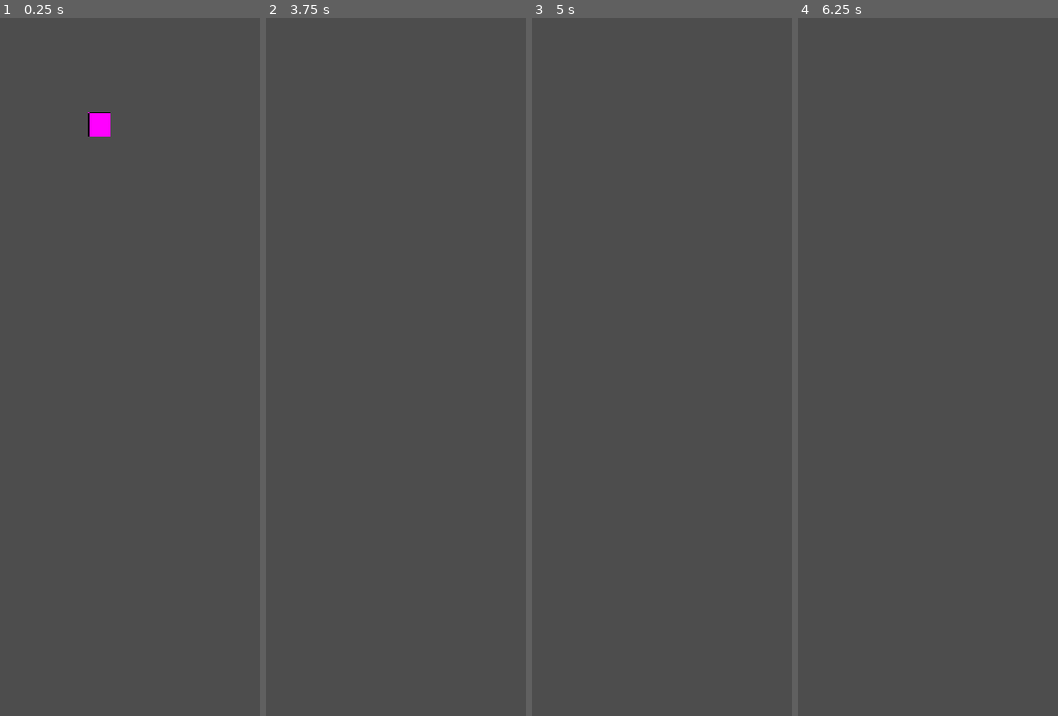
Above: before the commit, frames 1-4 (left to right).
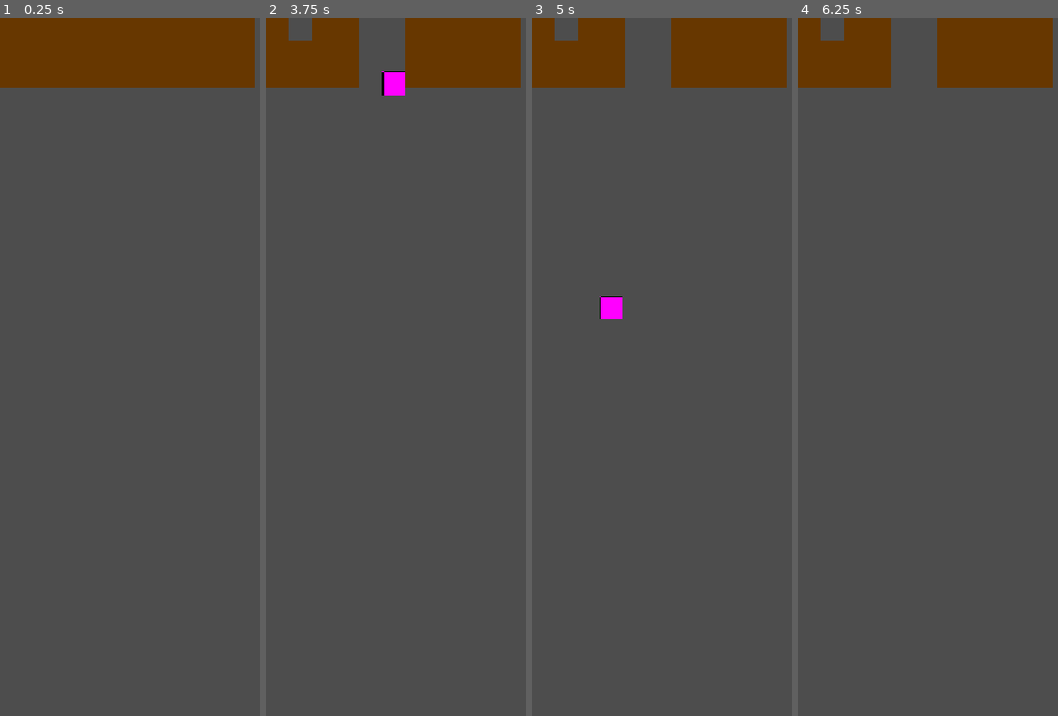
Above: after the commit, the same moments.

Repository: Zannnol/MultiCore-Expedition
Game: Godot game, scene res://Scenes/World.tscn
The game is run twice, just before and just after one commit, with the same random seed, the same clock (stepped at 60 frames per second) and the same inputs.
Inputs:
- Up to frame 1 (0.25 s): no input
- Up to frame 2 (3.75 s): tap Enter (ui_accept) at 0.5, 1.35, 1.52, 1.82, 2.85, 3.02, 3.32 s; hold Enter (ui_accept) 0.53-1.28 s; hold Right (ui_right) 0.53-2.03 s; hold Left (ui_left) 2.03-2.78 s; hold Enter (ui_accept) 2.03-2.78 s; hold Right (ui_right) from 2.78 s (still down); hold Enter (ui_accept) from 3.53 s (still down)
- Up to frame 3 (5 s): release Right (ui_right) at 4.28 s; release Enter (ui_accept) at 4.28 s; hold Left (ui_left) from 4.28 s (still down); tap Enter (ui_accept) at 4.35, 4.52, 4.82 s
- Up to frame 4 (6.25 s): release Left (ui_left) at 5.03 s; hold Right (ui_right) 5.03-5.78 s; hold Enter (ui_accept) 5.03-5.78 s; hold Left (ui_left) from 5.78 s (still down); tap Enter (ui_accept) at 5.85, 6.02 s

The runs differ from the first frame. In frame 1, 10% of the frame differs, in the area x 0-98%, y 0-17%; in frame 2, 8.0%; in frame 3, 8.0%; in frame 4, 7.7%.

Commit message:
Create basic project shape : Scenes : Drill, HUD, World; Scripts : Drill, Manager, HUD

Diff:
--- /dev/null
+++ b/Scenes/HUD.tscn
@@ -0,0 +1,41 @@
+[gd_scene load_steps=2 format=3 uid="uid://7x52iwnht0vu"]
+
+[ext_resource type="Script" uid="uid://ci050q58ymldv" path="res://Scripts/HUD.gd" id="1_sd512"]
+
+[node name="Hud" type="Control"]
+layout_mode = 3
+anchors_preset = 0
+script = ExtResource("1_sd512")
+
+[node name="Gauges" type="HBoxContainer" parent="."]
+layout_mode = 0
+offset_right = 144.0
+offset_bottom = 40.0
+
+[node name="FuelBar" type="TextureProgressBar" parent="Gauges"]
+layout_mode = 2
+
+[node name="HealthBar" type="TextureProgressBar" parent="Gauges"]
+layout_mode = 2
+
+[node name="HeatBar" type="TextureProgressBar" parent="Gauges"]
+layout_mode = 2
+
+[node name="TouchControls" type="Control" parent="."]
+anchors_preset = 0
+offset_left = 237.0
+offset_top = 651.0
+offset_right = 527.0
+offset_bottom = 941.0
+
+[node name="LeftButton" type="TouchScreenButton" parent="TouchControls"]
+position = Vector2(97, 155)
+action = "ui_left"
+
+[node name="RightButton" type="TouchScreenButton" parent="TouchControls"]
+position = Vector2(223, 155)
+action = "ui_right"
+
+[node name="FlightButton" type="TouchScreenButton" parent="TouchControls"]
+position = Vector2(156, 103)
+action = "ui_up"
--- a/Scenes/World.tscn
+++ b/Scenes/World.tscn
@@ -1,14 +1,33 @@
-[gd_scene load_steps=3 format=3 uid="uid://bxmynyx1idcvr"]
+[gd_scene load_steps=6 format=3 uid="uid://bxmynyx1idcvr"]
 
 [ext_resource type="PackedScene" uid="uid://bqvtbfly7kl7l" path="res://Scenes/Drill.tscn" id="1_5cjrv"]
+[ext_resource type="Texture2D" uid="uid://kl78hgfk1aou" path="res://Assets/Textures/ph_dirt.png" id="1_j0p05"]
+[ext_resource type="PackedScene" uid="uid://7x52iwnht0vu" path="res://Scenes/HUD.tscn" id="3_5nsto"]
 
-[sub_resource type="TileSet" id="TileSet_5cjrv"]
+[sub_resource type="TileSetAtlasSource" id="TileSetAtlasSource_5nsto"]
+texture = ExtResource("1_j0p05")
+texture_region_size = Vector2i(32, 32)
+0:0/0 = 0
+0:0/0/physics_layer_0/polygon_0/points = PackedVector2Array(-16, -16, 16, -16, 16, 16, -16, 16)
+1:0/0 = 0
+0:1/0 = 0
+1:1/0 = 0
+
+[sub_resource type="TileSet" id="TileSet_gjpho"]
+tile_size = Vector2i(32, 32)
+physics_layer_0/collision_layer = 1
+sources/1 = SubResource("TileSetAtlasSource_5nsto")
 
 [node name="World" type="Node2D"]
 
 [node name="MiningArea" type="TileMap" parent="."]
-tile_set = SubResource("TileSet_5cjrv")
+tile_set = SubResource("TileSet_gjpho")
 format = 2
+layer_0/tile_data = PackedInt32Array(0, 1, 0, 1, 1, 0, 2, 1, 0, 3, 1, 0, 4, 1, 0, 65540, 1, 0, 131076, 1, 0, 131075, 1, 0, 131074, 1, 0, 131073, 1, 0, 131072, 1, 0, 65536, 1, 0, 65537, 1, 0, 65538, 1, 0, 65539, 1, 0, 5, 1, 0, 6, 1, 0, 7, 1, 0, 8, 1, 0, 9, 1, 0, 10, 1, 0, 65546, 1, 0, 65545, 1, 0, 65544, 1, 0, 65543, 1, 0, 65542, 1, 0, 65541, 1, 0, 131077, 1, 0, 131078, 1, 0, 131079, 1, 0, 131080, 1, 0, 131081, 1, 0, 131082, 1, 0)
 
 [node name="Drill" parent="." instance=ExtResource("1_5cjrv")]
-position = Vector2(137, 121)
+position = Vector2(42, -34)
+
+[node name="CanvasLayer" type="CanvasLayer" parent="."]
+
+[node name="Hud" parent="CanvasLayer" instance=ExtResource("3_5nsto")]
--- a/Scripts/Drill.gd
+++ b/Scripts/Drill.gd
@@ -1,10 +1,48 @@
 extends CharacterBody2D
+
+@onready var mining_area: TileMap = get_parent().get_node("MiningArea")
 
 # Physics properties
 const SPEED_HORIZONTAL = 120.0		# Ground and flight speed
 const SPEED_FLIGHT = 100.0			# Upward propultion speed
 const GRAVITY = 750.0				# Heavy gravity
 
+# Fuel consumption
+const FUEL_PER_SECOND_FLIGHT = 5.0	# Fuel cost for flight per second
+
+# Heat
+const HEAT_RATE_MINING = 1.0		# Heat generated per second when mining
+const HEAT_RATE_FLIGHT = 0.5		# Heat generated per second when flying
+const HEAT_DISSIPATION = 2.0		# Heat reduced per second when idle
+const HEAT_DAMAGE_THRESHOLD = 80.0	# Threshold for starting taking damages
+const HEAT_DAMAGE_RATE = 5.0		# Damages taken per second when above threshold
+
+# Mining function
+func mine_tile():
+	# Dig below
+	var target_pos = global_position + Vector2(0, 48)
+
+	# Convert World coordinates to grid (TileMap)
+	var drill_tile_pos = mining_area.local_to_map(target_pos)
+
+	# Check if tile exists at the position
+	if mining_area.get_cell_source_id(0, drill_tile_pos) != -1:
+		# Remove tile
+		mining_area.erase_cell(0, drill_tile_pos)
+
+		# TODO -> fuel consumption
+
+# Damages function
+func take_damage(amount: float):
+	Economy.current_hp -= amount
+
+	if Economy.current_hp <= 0:
+		Economy.current_hp = 0
+		print("GAME OVER - Drill destroyed !")
+
+		# TODO -> End logic
+
+# Moving function
 func _physics_process(delta: float):
 	# Use gravity if player is not on the ground
 	if not is_on_floor():
@@ -20,12 +58,40 @@
 		velocity.x = move_toward(velocity.x, 0, SPEED_HORIZONTAL)
 
 	# Vertical movements
-	if Input.is_action_pressed("ui_up"):
+	if Input.is_action_pressed("ui_up") and Economy.current_fuel > 0:
 		# Flight up while button is pressed
 		velocity.y = -SPEED_FLIGHT
+		# Fuel consumption
+		Economy.consume_fuel(FUEL_PER_SECOND_FLIGHT * delta)
+	elif Input.is_action_pressed("ui_up") and Economy.current_fuel <= 0:
+		# No fuel, no propulsion
+		pass
 
-		# TODO
-		# Fuel consumptions function here
+	# Mining
+	if Input.is_action_pressed("ui_accept"):
+		mine_tile()
 
-	# Movement application
+	# Heat and damages
+	var is_active = Input.is_action_pressed("ui_up") or Input.is_action_pressed("ui_accept")
+
+	if is_active and Economy.current_fuel > 0:
+		# Add heat when flying or mining
+		var heat_increase = 0.0
+		if Input.is_action_pressed("ui_up"):
+			heat_increase = HEAT_RATE_FLIGHT
+		if Input.is_action_pressed("ui_accept"):
+			heat_increase += HEAT_RATE_MINING
+
+		Economy.current_heat = clampf(Economy.current_heat + heat_increase * delta, 0, Economy.max_heat)
+	else:
+		# Reduce heat
+		Economy.current_heat = clampf(Economy.current_heat - HEAT_DISSIPATION * delta, 0, Economy.max_heat)
+
+	# Damages by overheating
+	if Economy.current_heat >= HEAT_DAMAGE_THRESHOLD:
+		var damage_amount = HEAT_DAMAGE_RATE * delta
+		take_damage(damage_amount)
+
+
+	# Movement
 	move_and_slide()
--- /dev/null
+++ b/Scripts/EconomyManager.gd
@@ -0,0 +1,23 @@
+extends Node
+
+# --- Gauges and statistics for the current run ---
+
+var current_fuel: float = 100.0
+var max_fuel: float = 100.0
+
+var current_hp: float = 100.0
+var max_hp: float = 100.0
+
+var current_heat: float = 0.0
+var max_heat: float = 100.0
+
+# --- Persisting currencies ---
+var common_currency: int = 0 	# Classic currency
+var rare_currency: int = 0		# Rare currency
+
+# Function to reduce fuel
+func consume_fuel(amount: float):
+	current_fuel -= amount
+	if current_fuel <= 0:
+		current_fuel = 0
+		print("GAME OVER - Fuel depleted")
--- /dev/null
+++ b/Scripts/HUD.gd
@@ -0,0 +1,17 @@
+extends Control
+
+# Bars references
+@onready var fuel_bar: TextureProgressBar = $Gauges/FuelBar
+@onready var health_bar: TextureProgressBar = $Gauges/HealthBar
+@onready var heat_bar: TextureProgressBar = $Gauges/HeatBar
+
+func _process(delta: float) -> void:
+	# Link bars values to EconomyManager
+	fuel_bar.value = Economy.current_fuel
+	fuel_bar.max_value = Economy.max_fuel
+
+	health_bar.value = Economy.current_hp
+	health_bar.max_value = Economy.max_hp
+
+	heat_bar.value = Economy.current_heat
+	heat_bar.max_value = Economy.max_heat
--- a/project.godot
+++ b/project.godot
@@ -15,6 +15,10 @@
 config/features=PackedStringArray("4.5", "Mobile")
 config/icon="res://icon.svg"
 
+[autoload]
+
+Economy="*res://Scripts/EconomyManager.gd"
+
 [display]
 
 window/size/viewport_width=540
Binary file added: Assets/Textures/ph_dirt.png
Not shown, added: Assets/Textures/ph_dirt.png.import
Not shown, added: Scripts/EconomyManager.gd.uid
Not shown, added: Scripts/HUD.gd.uid
